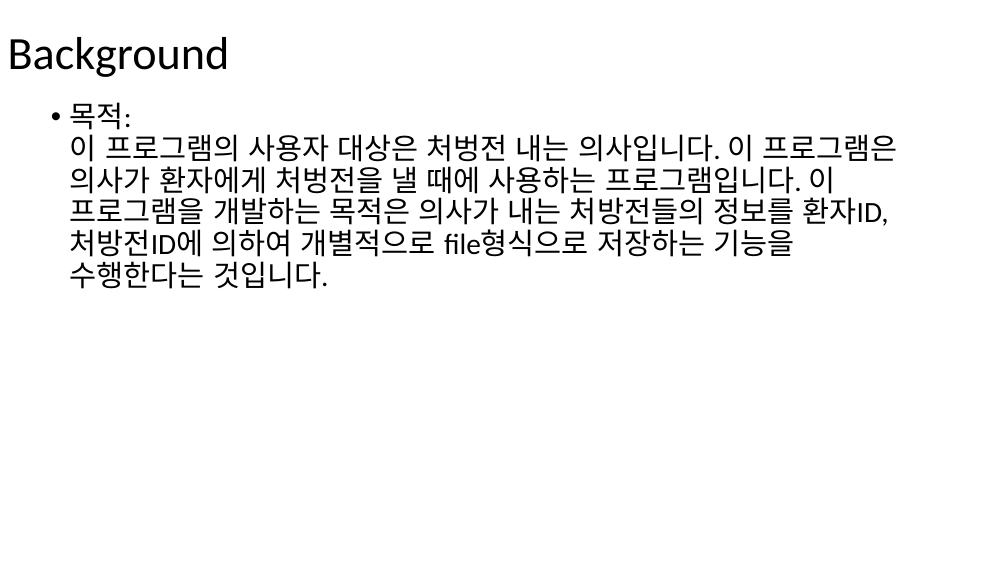
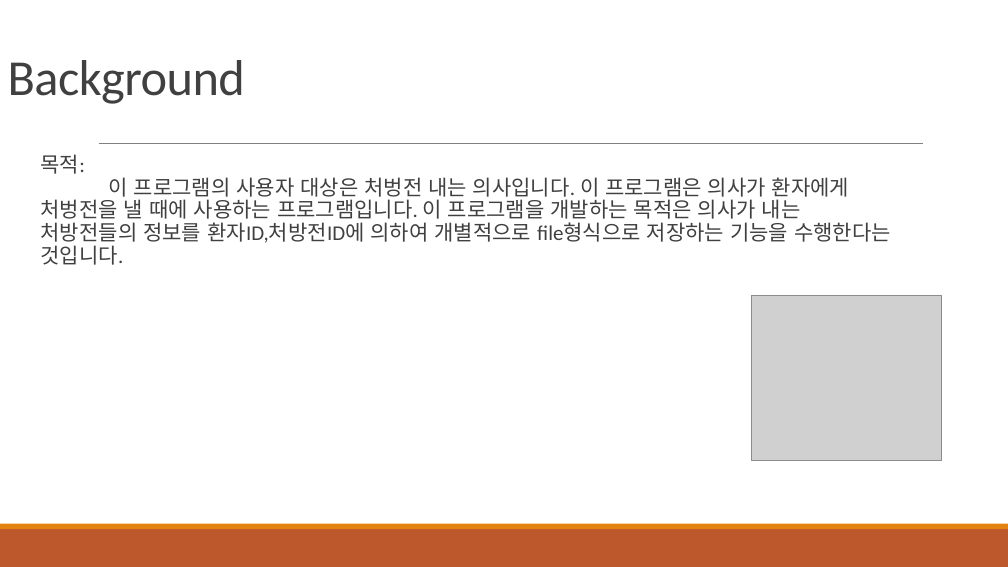
Before and after one commit to MRMRMRMayInternship/metarial, a slide deck: slide 2 of srs/Report.pptx. Drawn at 1008x567 pixels with LibreOffice and Linux fonts; fonts in the diff are those of the drawing; grey boxes stand for pictures. Boxes give left, top, right and bottom in pixels: in the first picture for what was removed or moved away, otherwise in the second. Text is boxed around its words. In the diff, an @@ line names an element or a change of style, - is before the commit and + after.

```diff
--- a/srs/Report.pptx
+++ b/srs/Report.pptx
@@ title "Background" at bbox=[8, 60, 245, 104]: size 44 to 48 pt, text colour #000000 to #404040, letter spacing 0 to -0.5 pt; line spacing 0.9 to 0.85; vertical alignment middle to bottom @@
@@ line added from (99, 144) to (923, 144), #808080 0.5 pt @@
@@ text "목적: 이 프로그램의 사용자 대상은 ...": place and size @@
-text "목적: 이 프로그램의 사용자 대상은 ..." at bbox=[70, 102, 898, 289]
+text "목적: 이 프로그램의 사용자 대상은 ..." at bbox=[41, 154, 891, 265]
@@ text "목적: 이 프로그램의 사용자 대상은 ..." at bbox=[41, 154, 891, 265]: size 28 to 20 pt, text colour #000000 to #404040; bullet • to  ; more space between paragraphs @@
@@ picture added at bbox=[752, 296, 941, 461] @@
@@ rectangle added at bbox=[0, 529, 1008, 567], fill #BD582C @@
@@ rectangle added at bbox=[0, 524, 1008, 529], fill #E48312 @@
```
Also in this commit, not shown: 15 other slides changed, 3 slides added, 2 slides removed, 6 other files.
